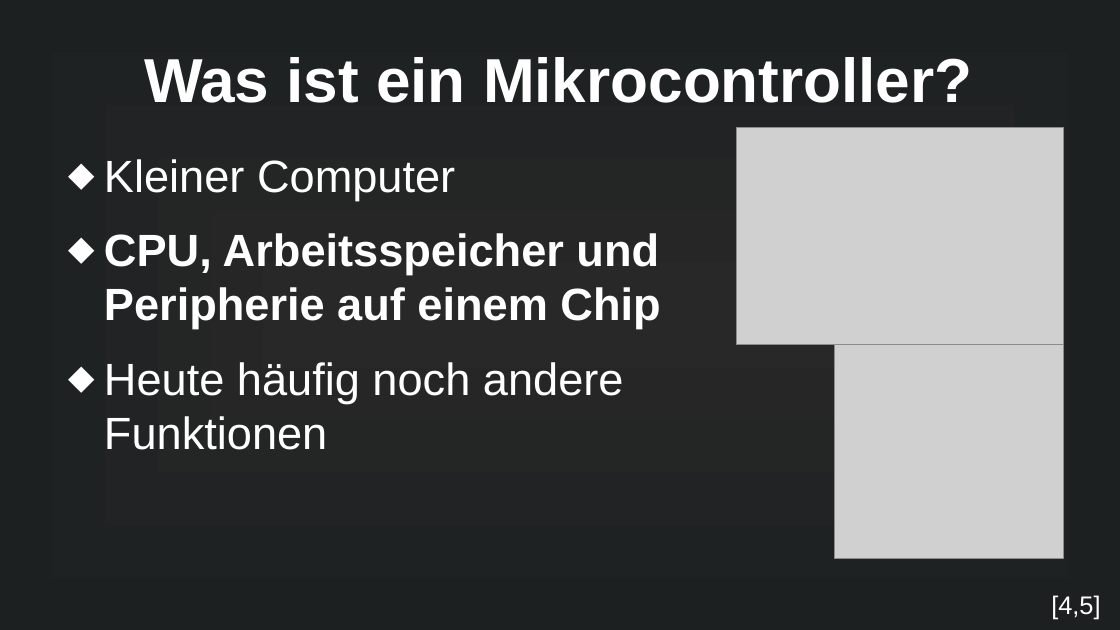
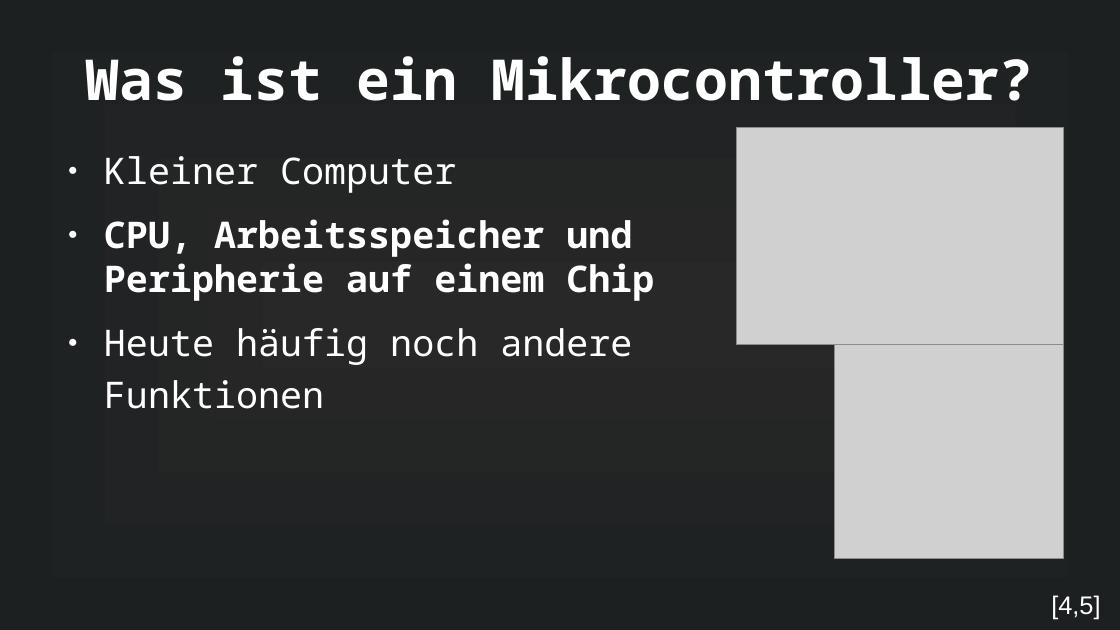
Before and after one commit to MuffinKran24/IMP_GFS, a slide deck: slide 3 of Mikrocontroller_GFS.odp. Drawn at 1120x630 pixels with LibreOffice and Linux fonts; fonts in the diff are those of the drawing; grey boxes stand for pictures. Boxes give left, top, right and bottom in pixels: in the first picture for what was removed or moved away, otherwise in the second. Text is boxed around its words. In the diff, an @@ line names an element or a change of style, - is before the commit and + after.

```diff
--- a/Mikrocontroller_GFS.odp
+++ b/Mikrocontroller_GFS.odp
@@ title "Was ist ein Mikrocontroller?": place and size @@
-title "Was ist ein Mikrocontroller?" at [144,57,972,103]
+title "Was ist ein Mikrocontroller?" at [85,56,1034,101]
@@ title "Was ist ein Mikrocontroller?" at [85,56,1034,101]: size 44 to 40 pt, font Arial to Noto Sans Mono @@
@@ text "Kleiner Computer" at [104,156,654,409]: size 32 to 26 pt, font Arial to Noto Sans Mono; bullet ⬥ to ● @@
```
Also in this commit, not shown: 24 other slides changed, 1 slide added, 6 other files.
